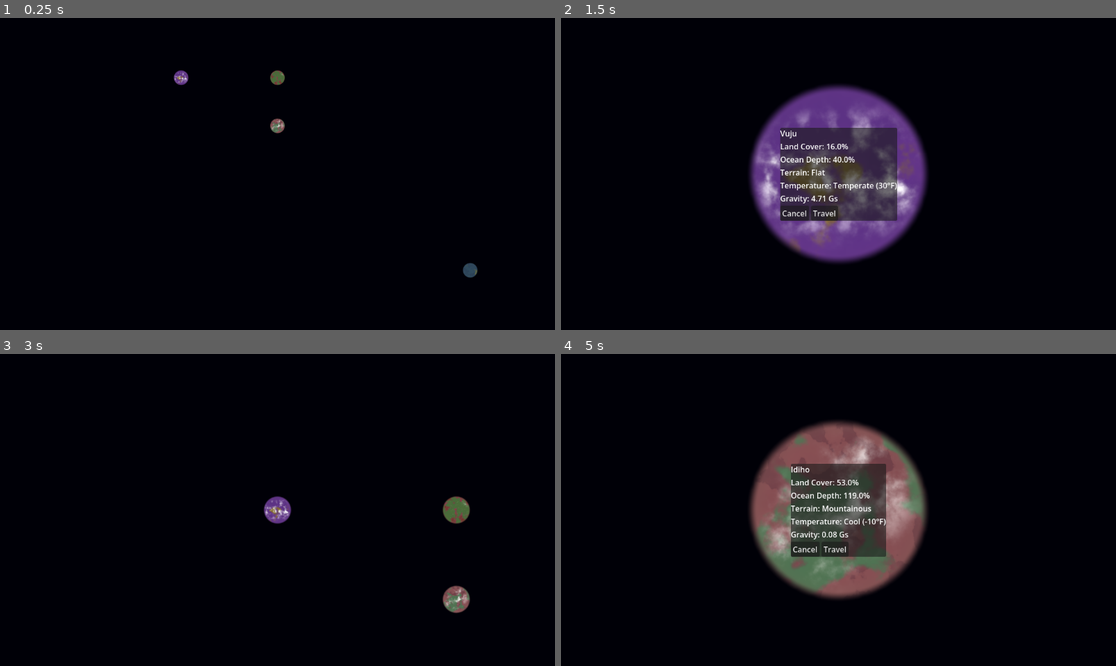
Above: before the commit, frames 1-4 (two rows, left to right).
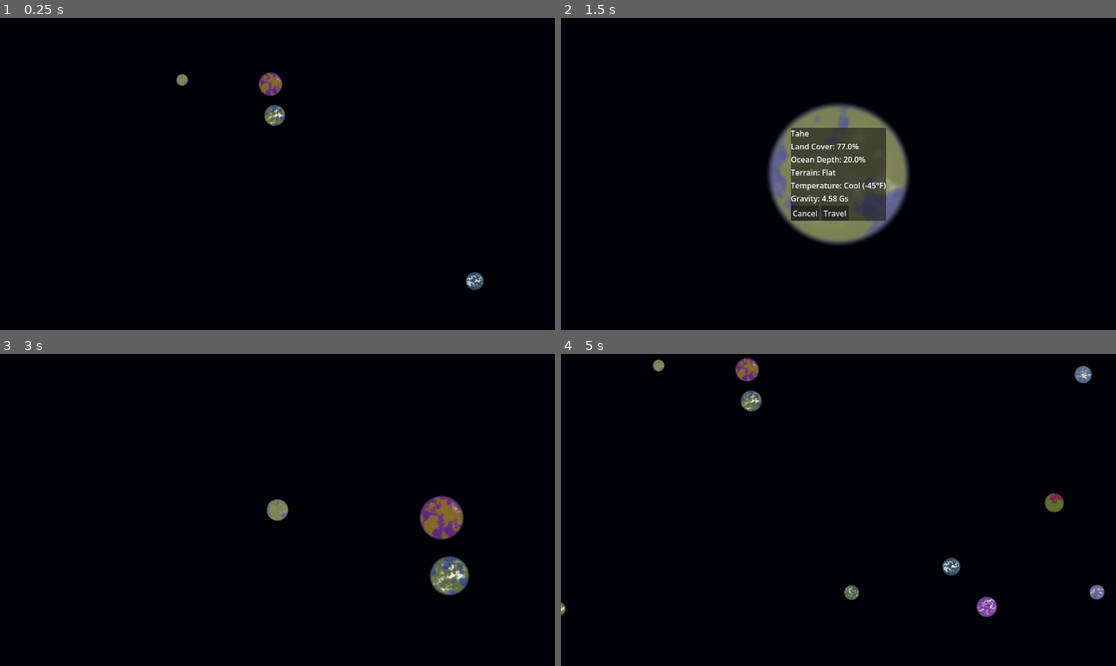
Above: after the commit, the same moments.

Repository: emilierummer/procedural-planets
Game: Godot game, scene res://PlanetMap/PlanetMap.tscn
Two runs of this game, one before a commit and one after it. Both use one fixed random seed, a clock stepped at 60 frames per second and the inputs below. The project has no main scene, so this scene is started directly.
Inputs (mouse positions are in pixels of both pictures, inside the frame that each line leads up to):
- Up to frame 1 (0.25 s): no input
- Up to frame 2 (1.5 s): tap Enter at 0.5 s; drag from (744, 77) to (838, 127) at 0.52 s; drag from (727, 189) to (838, 174) at 1.27 s
- Up to frame 3 (3 s): click "Travel" at 2 s; click "Cancel" at 2.75 s
- Up to frame 4 (5 s): move the mouse to (932, 510) at 3.52 s; hold D (MoveRight) 3.53-4.25 s; click (932, 510) at 3.67 s; drag from (666, 556) to (760, 413) at 4.27 s

The runs differ from the first frame. In frame 1, 0.9% of the frame differs, in the area x 31-88%, y 16-88%; in frame 2, 12%; in frame 3, 2.3%; in frame 4, 16%, in the area x 0-98%, y 1-85%.

Commit message:
feat: randomize planet position and size

Diff:
--- a/PlanetMap/planet.gd
+++ b/PlanetMap/planet.gd
@@ -25,6 +25,9 @@
 
 var temperature: float # Range -400.0 to 900.0, representing average surface temperature in Fahrenheit
 var planet_gravity: float # Range 0.0 to 5.0, where 1.0 is Earth-like gravity, 0.0 is no gravity, and 5.0 is very high gravity
+
+var position_offset: Vector2 # Offset from the planet's grid position, used for visual variation
+var planet_size: float # Range 0.5 to 2.0, representing the size of the planet sprite (relative to a 32px base size)
 
 # ============ STATIC CONVERSIONS ============ #
 
--- a/PlanetMap/planet_map.gd
+++ b/PlanetMap/planet_map.gd
@@ -21,9 +21,11 @@
 ## Adds a planet node to the scene for the given planet data and stores it in visible_planets
 func _add_visible_planet(planet_data: Planet) -> void:
 	var planet_key = "%d_%d" % [int(planet_data.position.x), int(planet_data.position.y)]
-	var planet = PackedPlanetScene.instantiate()
+	var planet: Area2D = PackedPlanetScene.instantiate()
 	planet.position = planet_data.position
+	planet.position += planet_data.position_offset
 	planet.name = planet_data.name
+	planet.scale = Vector2(planet_data.planet_size, planet_data.planet_size)
 	var shader_seed = float(abs(hash(planet_data.position)) % 1000000) / 1000000.0
 	var sprite = planet.get_node("Sprite2D") as Sprite2D
 	sprite.material.set_shader_parameter("rand_seed", shader_seed)
--- a/planet_generator.gd
+++ b/planet_generator.gd
@@ -6,6 +6,14 @@
 const PLANET_GENERATION_CHANCE: float = 0.1
 ## Step size of planet generation grid
 const PLANET_GRID_SIZE: int = 100
+## Max variance in planet position
+const PLANET_POSITION_VARIANCE: float = 25.0
+## Min size of planet sprite (relative to a 32px base size)
+const PLANET_SIZE_MIN: float = 0.5
+## Max size of planet sprite (relative to a 32px base size)
+const PLANET_SIZE_MAX: float = 2.0
+## Variance of planet sizes, so that not all planets with the same gravity are the same size
+const PLANET_SIZE_VARIANCE: float = 0.3
 
 ## Chance of a planet name having a certain number of syllables ([0.4, 0.3, 0.3] = 40% chance of 1 syllable, 30% chance of 2 syllables, 30% chance of 3 syllables)
 const SYLLABLE_COUNT_CHANCES: Array[float] = [0.25, 0.4, 0.25, 0.1]
@@ -51,9 +59,22 @@
 
 	var planet = Planet.new()
 	planet.position = position
+	planet.position_offset = Vector2(
+		rng.randf_range(-PLANET_POSITION_VARIANCE, PLANET_POSITION_VARIANCE),
+		rng.randf_range(-PLANET_POSITION_VARIANCE, PLANET_POSITION_VARIANCE)
+	)
 	planet.name = generate_planet_name()
 	planet.temperature = rng.randf_range(-100.0, 100.0)
 	planet.planet_gravity = rng.randf_range(0.0, 5.0)
+
+	# Higher gravity leads to a smaller planet size
+	var gravity_size_min = PLANET_SIZE_MIN + PLANET_SIZE_VARIANCE
+	var gravity_size_max = PLANET_SIZE_MAX - PLANET_SIZE_VARIANCE
+	var gravity_size = gravity_size_max - (planet.planet_gravity / 5.0) * (gravity_size_max - gravity_size_min)
+	planet.planet_size = rng.randf_range(
+		max(gravity_size - PLANET_SIZE_VARIANCE, PLANET_SIZE_MIN),
+		min(gravity_size + PLANET_SIZE_VARIANCE, PLANET_SIZE_MAX)
+	)
 
 	var shader_params = generate_planet_shader_params(planet.temperature, planet.planet_gravity)
 	planet.atmosphere_color = shader_params["atmosphere_color"]
